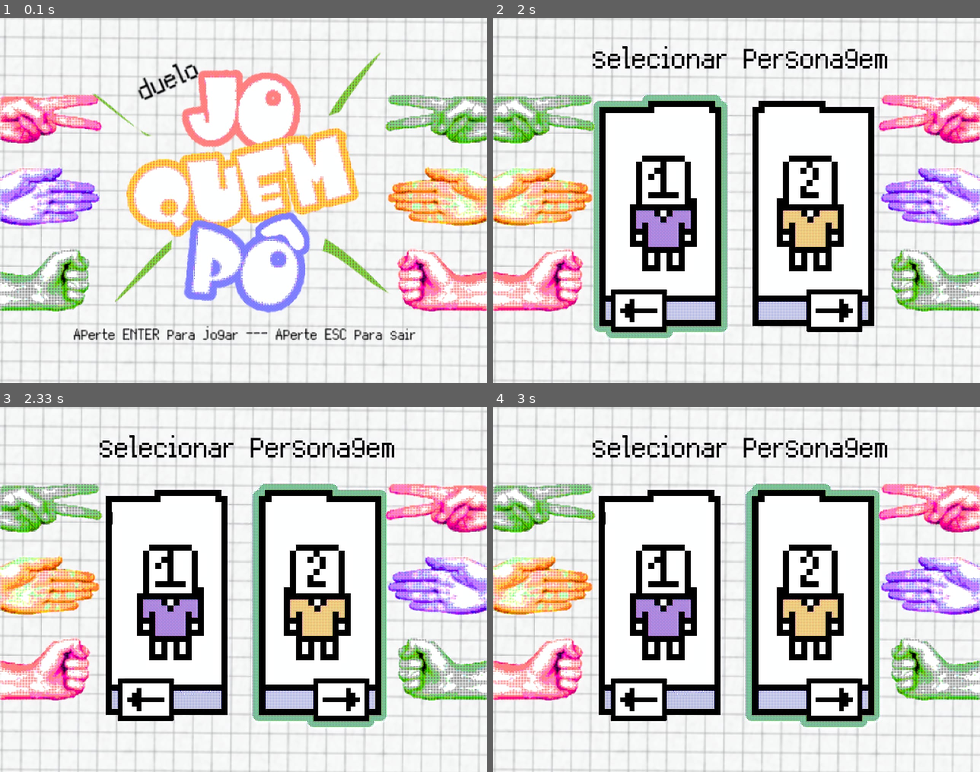
Above: before the commit, frames 1-4 (two rows, left to right).
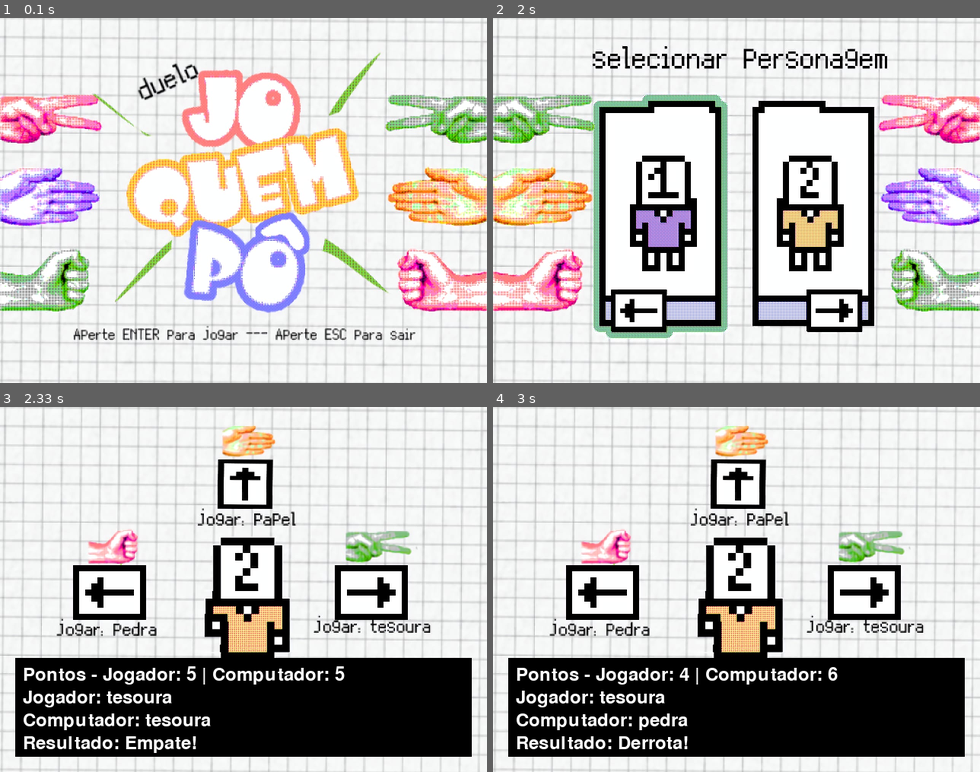
Above: after the commit, the same moments.

Repository: Re11037-00/ppt-pygame
Game: pygame game, started from jogo.py
Two runs of this game, one before a commit and one after it. Both use one fixed random seed, a clock stepped at 60 frames per second and the inputs below.
Inputs:
- Up to frame 1 (0.1 s): no input
- Up to frame 2 (2 s): tap Space at 0.33 s; tap Enter at 1.67 s
- Up to frame 3 (2.33 s): hold Enter from 2 s (still down); hold Right from 2 s (still down)
- Up to frame 4 (3 s): release Enter at 2.47 s; release Right at 2.47 s; tap Enter at 2.5 s; hold Right from 2.83 s (still down)

Frames 1-2 are identical in both runs. In frame 3, 50% of the frame differs, in the area x 0-100%, y 5-96%; in frame 4, 50%.

Commit message:
lógica do jogo finalizada.

Diff:
--- a/jogo.py
+++ b/jogo.py
@@ -72,21 +72,30 @@
         elif estado == 'menu' and event.key == pygame.K_RETURN:
             estado = 'selecao_personagem'
 
+        elif estado == 'vitoria' and event.key == pygame.K_RETURN or estado == 'derrota' and event.key == pygame.K_RETURN:
+            estado = 'menu'
+
     #seleção de personagem
         elif estado == 'selecao_personagem':
             if event.key == pygame.K_LEFT:
                 personagem = 0 #personagem da esquerda
             elif event.key == pygame.K_RIGHT:
                 personagem = 1 #personagem da direita
+            elif estado == 'selecao_personagem' and event.key == pygame.K_RETURN:
+                estado = 'jogo'  #inicia o jogo
 
-    #inicia o jogo
-        elif estado == 'selecao_personagem' and event.key == pygame.K_RETURN:
-                estado = 'jogo'
-
-    #controles + lógica do jogo
+    #lógica do jogo
         elif estado == 'jogo':
-
-
+            if rodada_ativa:
+                escolha_jogador = None
+                escolha_computador = None
+                rodada_ativa = False
+                linha1 = ''
+                linha2 = ''
+                linha3 = ''
+                linha4 = ''
+            else:
+                #controles
                 if event.key == pygame.K_LEFT:
                     escolha_jogador = 'pedra'
                 elif event.key == pygame.K_UP:
@@ -94,29 +103,31 @@
                 elif event.key == pygame.K_RIGHT:
                     escolha_jogador = 'tesoura'
 
+                if escolha_jogador != None:
+                    rodada_ativa = True
+                    escolha_computador = random.choice(opcoes)
 
-        if escolha_jogador == escolha_computador: #lógica do jogo
-            resultado = 'empate'
-        elif (escolha_jogador == 'pedra' and escolha_computador == 'tesoura') or (escolha_jogador == 'papel' and escolha_computador == 'pedra') or (escolha_jogador == 'tesoura' and escolha_computador == 'papel'):
-            resultado = 'vitoria'
-            pontos_jogador += 1
-            pontos_computador -= 1
-        else:
-            resultado = 'derrota'
-            pontos_jogador -= 1
-            pontos_computador += 1
+                    #empate
+                    if escolha_jogador == escolha_computador:
+                        resultado = 'Empate!'
 
+                    #vitória
+                    elif (escolha_jogador == 'pedra' and escolha_computador == 'tesoura') or (escolha_jogador == 'papel' and escolha_computador == 'pedra') or (escolha_jogador == 'tesoura' and escolha_computador == 'papel'):
+                        resultado = 'Vitória!'
+                        pontos_jogador = pontos_jogador + 1
+                        pontos_computador = pontos_computador - 1
 
-        # if estado == 'jogo': #'texto no balão de fala'
-        #     mensagem = f'você escolheu {escolha_jogador} computador escolheu {escolha_computador}. Resultado: {resultado}! Pontos - Você: {pontos_jogador}, Computador: {pontos_computador}'
+                    #derrota
+                    else:
+                        resultado = 'Derrota!'
+                        pontos_jogador = pontos_jogador - 1
+                        pontos_computador = pontos_computador + 1
 
-        if estado == 'jogo' and (pontos_jogador == 0 or pontos_computador == 0):
-            estado = 'menu'  #volta para o menu se algum jogador chegar a 0 pontos
-            pontos_jogador = 5
-            pontos_computador = 5
-            mensagem = ""
-
-        # Definir fundo
+                    #atualizar balão de fala
+                    linha1 = f'Pontos - Jogador: {pontos_jogador} | Computador: {pontos_computador}'
+                    linha2 = f'Jogador: {escolha_jogador}'
+                    linha3 = f'Computador: {escolha_computador}'
+                    linha4 = f'Resultado: {resultado}'
 
     #definir tela
     if estado == 'menu':
